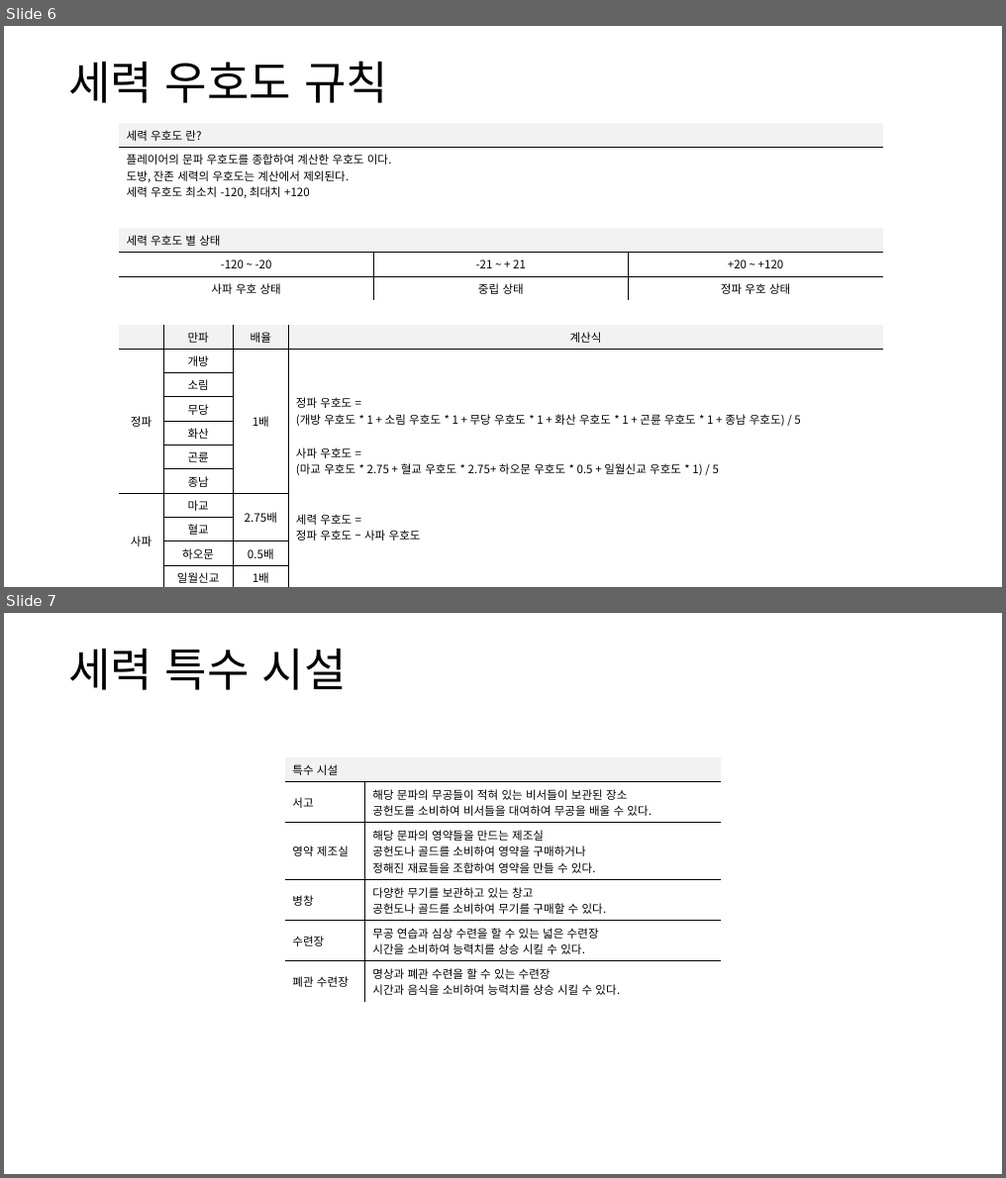
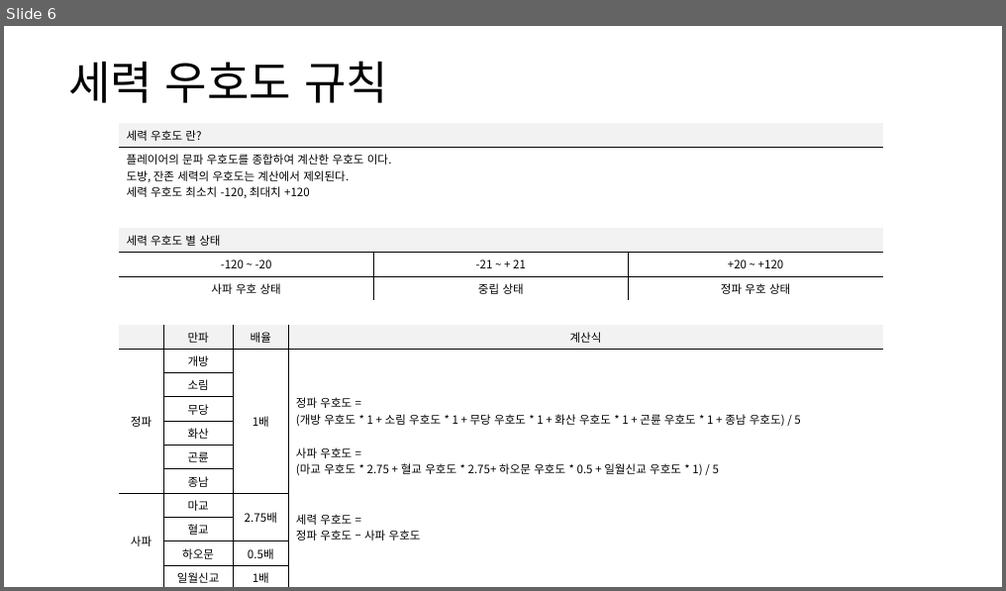
Before and after one commit to yjk0401/unityenginebasic_9th, a slide deck: 기획/방랑엽사전/세력 시스템 기획서.pptx. Shown one above the other, each under a label of ours: slides 6 and 7 before the commit, slide 6 after it. The pictures are 1006x1178 and 1006x591 pixels, drawn with LibreOffice and Linux fonts; fonts in the diff are those of the drawing. Boxes give left, top, right and bottom in pixels: in the first picture for what was removed or moved away, otherwise in the second. Text is boxed around its words. In the diff, an @@ line names an element or a change of style, - is before the commit and + after.

```diff
--- a/기획/방랑엽사전/세력 시스템 기획서.pptx
+++ b/기획/방랑엽사전/세력 시스템 기획서.pptx
@@ slide 7 removed at [4, 613, 1002, 1174], background #FFFFFF @@
@@ text removed at [68, 648, 347, 690] @@
-세력 특수 시설
@@ table removed at [285, 759, 721, 999], 6 rows, 2 columns @@
-특수 시설 | 
-서고 | 해당 문파의 무공들이 적혀 있는 비서들이 보관된 장소 / 공헌도를 소비하여 비서들을 대여하여 무공을 배울 수 있다.
-영약 제조실 | 해당 문파의 영약들을 만드는 제조실 / 공헌도나 골드를 소비하여 영약을 구매하거나 / 정해진 재료들을 조합하여 영약을 만들 수 있다.
-병창 | 다양한 무기를 보관하고 있는 창고 / 공헌도나 골드를 소비하여 무기를 구매할 수 있다.
-수련장 | 무공 연습과 심상 수련을 할 수 있는 넓은 수련장 / 시간을 소비하여 능력치를 상승 시킬 수 있다.
-폐관 수련장 | 명상과 폐관 수련을 할 수 있는 수련장 / 시간과 음식을 소비하여 능력치를 상승 시킬 수 있다.
```
Also in this commit, not shown: 5 slides changed, 4 other files.
